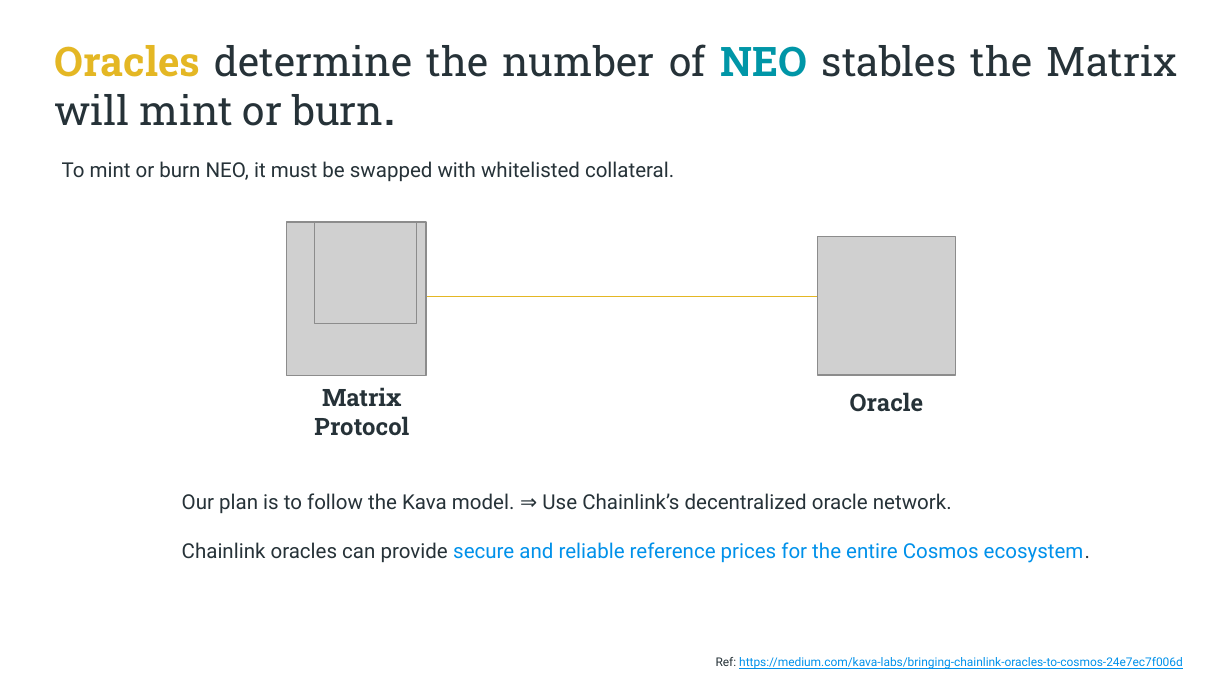
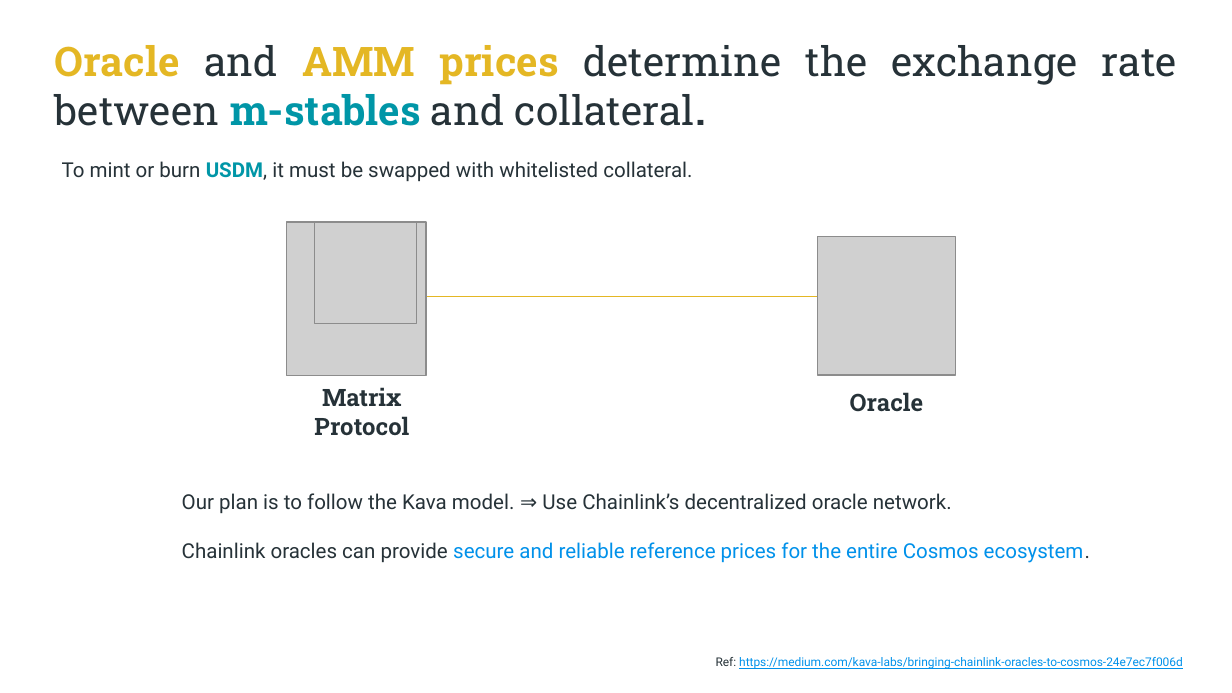
Before and after one commit to NibiruChain/tokenomics, a slide deck: slide 4 of slides/Matrix Protocol - SlideDeck.pptx. Drawn at 1232x693 pixels with LibreOffice and Linux fonts; fonts in the diff are those of the drawing; grey boxes stand for pictures; background and template pictures are left out. Boxes give left, top, right and bottom in pixels: in the first picture for what was removed or moved away, otherwise in the second. Text is boxed around its words. In the diff, an @@ line names an element or a change of style, - is before the commit and + after.

Commit message:
(slides): m-stables

```diff
--- a/slides/Matrix Protocol - SlideDeck.pptx
+++ b/slides/Matrix Protocol - SlideDeck.pptx
@@ title at [54, 45, 1177, 126]: text changed @@
-Oracles determine the number of NEO stables the Matrix will mint or burn.
+Oracle and AMM prices determine the exchange rate between m-stables and collateral.
@@ title at [62, 161, 692, 181]: text changed @@
-To mint or burn NEO, it must be swapped with whitelisted collateral.
+To mint or burn USDM, it must be swapped with whitelisted collateral.
```
Also in this commit, not shown: 8 other slides changed, 1 slide added, 1 slide removed.
